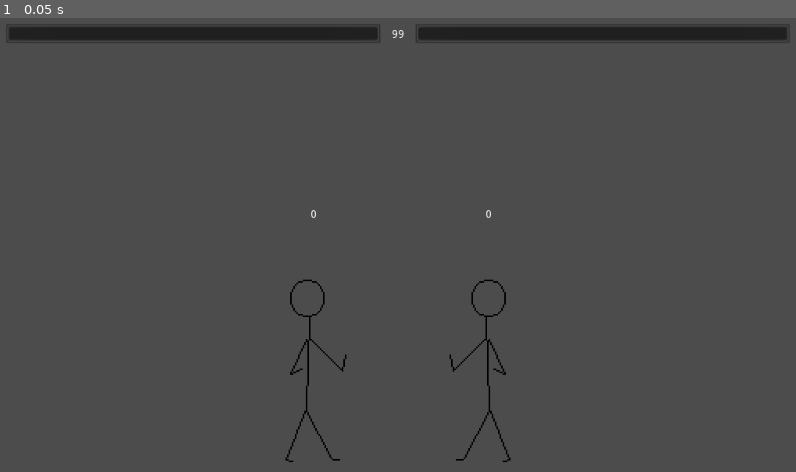
Above: before the commit, frame 1.
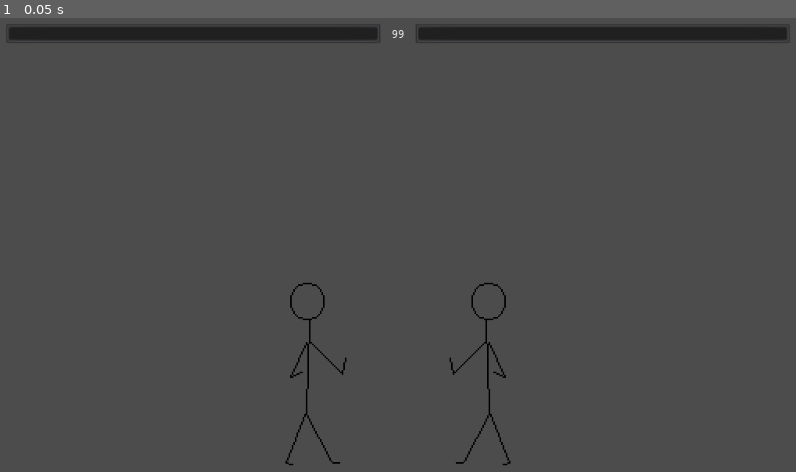
Above: after the commit, the same moment.

Repository: LukeSSJ/MiniFighter
Game: Godot game, scene res://Main.tscn
The game is run twice, just before and just after one commit, with the same random seed, the same clock (stepped at 60 frames per second) and the same inputs.
Inputs:
- Up to frame 1 (0.05 s): no input

The runs differ from the first frame. In frame 1, 0.5% of the frame differs, in the area x 35-65%, y 42-99%.

Commit message:
Better collisions and combo count

Diff:
--- /dev/null
+++ b/ComboCount.gd
@@ -0,0 +1,16 @@
+extends MarginContainer
+
+func _ready():
+	hide()
+
+func set_combo_count(count, damage):
+#	if count > 1:
+	if count > 0:
+		show()
+		$Numbers/Count.text = str(count)
+		$Numbers/Damage.text = str(damage)
+	elif count == 0:
+		$Timer.start()
+
+func _on_Timer_timeout():
+	hide()
--- /dev/null
+++ b/ComboCount.tscn
@@ -0,0 +1,30 @@
+[gd_scene load_steps=2 format=2]
+
+[ext_resource path="res://ComboCount.gd" type="Script" id=1]
+
+[node name="ComboCount" type="MarginContainer"]
+script = ExtResource( 1 )
+__meta__ = {
+"_edit_use_anchors_": false
+}
+
+[node name="Numbers" type="VBoxContainer" parent="."]
+margin_right = 24.0
+margin_bottom = 49.0
+
+[node name="Count" type="Label" parent="Numbers"]
+margin_right = 24.0
+margin_bottom = 14.0
+text = "5"
+align = 1
+
+[node name="Damage" type="Label" parent="Numbers"]
+margin_top = 18.0
+margin_right = 24.0
+margin_bottom = 32.0
+text = "100"
+
+[node name="Timer" type="Timer" parent="."]
+wait_time = 0.8
+one_shot = true
+[connection signal="timeout" from="Timer" to="." method="_on_Timer_timeout"]
--- a/Main.gd
+++ b/Main.gd
@@ -7,6 +7,7 @@
 
 onready var Player = preload("res://Player.tscn")
 onready var Controller = preload("res://Controller.tscn")
+onready var UI = $UI
 
 func _ready():
 	game_start()
@@ -21,14 +22,15 @@
 		p[i] = Player.instance()
 		p[i].controller = Controller.instance()
 		p[i].set_index(i)
-		p[i].position = Vector2(400, 600 - 32)
+		p[i].position = Vector2(400, 0)
 		if i == 1:
 			p[i].position.x = 1024 - 400
-		p[i].connect("take_damage", $UI/Top, "update_hp")
+		p[i].connect("take_damage", UI, "update_hp")
 		p[i].connect("knocked_out", self, "round_over")
-		add_child(p[i])
-		$UI/Top.update_hp(i, 100)
-		$UI/Top.set_wins(i, wins[i])
+		p[i].connect("set_combo_count", UI, "set_combo_count")
+		$Floor.add_child(p[i])
+		UI.update_hp(i, 100)
+		UI.set_wins(i, wins[i])
 	p[0].other_player = p[1]
 	p[1].other_player = p[0]
 	$TimerRoundStart.start()
--- a/Main.tscn
+++ b/Main.tscn
@@ -2,19 +2,14 @@
 
 [ext_resource path="res://Main.gd" type="Script" id=1]
 [ext_resource path="res://HealthBar.tscn" type="PackedScene" id=2]
-[ext_resource path="res://Top.gd" type="Script" id=3]
-
-[sub_resource type="RectangleShape2D" id=1]
-extents = Vector2( 512, 32 )
+[ext_resource path="res://ComboCount.tscn" type="PackedScene" id=4]
+[ext_resource path="res://UI.gd" type="Script" id=5]
 
 [node name="Main" type="Node2D"]
 script = ExtResource( 1 )
 
-[node name="Floor" type="StaticBody2D" parent="."]
-
-[node name="CollisionShape2D" type="CollisionShape2D" parent="Floor"]
-position = Vector2( 512, 600 )
-shape = SubResource( 1 )
+[node name="Floor" type="Node2D" parent="."]
+position = Vector2( 0, 580 )
 
 [node name="TimerRoundStart" type="Timer" parent="."]
 wait_time = 0.1
@@ -24,10 +19,10 @@
 one_shot = true
 
 [node name="UI" type="CanvasLayer" parent="."]
+script = ExtResource( 5 )
 
 [node name="Top" type="MarginContainer" parent="UI"]
 anchor_right = 1.0
-script = ExtResource( 3 )
 __meta__ = {
 "_edit_use_anchors_": false
 }
@@ -58,5 +53,24 @@
 margin_bottom = 49.0
 rect_pivot_offset = Vector2( 250, 0 )
 size_flags_horizontal = 3
+
+[node name="ComboCounts" type="Control" parent="UI"]
+margin_right = 40.0
+margin_bottom = 40.0
+__meta__ = {
+"_edit_use_anchors_": false
+}
+
+[node name="ComboCount" parent="UI/ComboCounts" instance=ExtResource( 4 )]
+margin_left = 164.0
+margin_top = 112.0
+margin_right = 180.0
+margin_bottom = 126.0
+
+[node name="ComboCount2" parent="UI/ComboCounts" instance=ExtResource( 4 )]
+margin_left = 923.0
+margin_top = 113.0
+margin_right = 939.0
+margin_bottom = 127.0
 [connection signal="timeout" from="TimerRoundStart" to="." method="fight"]
 [connection signal="timeout" from="TimerNextRound" to="." method="next_round"]
--- a/Player.gd
+++ b/Player.gd
@@ -2,6 +2,7 @@
 
 signal knocked_out
 signal take_damage
+signal set_combo_count
 
 enum State {
 	FREE,
@@ -49,10 +50,10 @@
 	"C": ["JC", "5C", "2C"],
 }
 var combo_count = 0
+var combo_damage = 0
 
 func _ready():
 	half_width = $Collision.shape.extents.x
-	position.y -= $Collision.shape.extents.y
 	move_and_slide(Vector2(1,0), Vector2.UP)
 	perform_action("Stand")
 
@@ -66,7 +67,6 @@
 		$Pivot.scale.x = -1
 
 func _process(_delta):
-	$ComboCount.text = str(combo_count)
 	controller.update()
 	controller.dir.x *= facing
 	if hitstop:
@@ -78,7 +78,6 @@
 		other_player.position = grab_point.global_position
 	if !on_ground and gravity_enabled:
 		vel.y += GRAVITY
-	var on_ground_before = on_ground
 	move_and_slide(vel, Vector2.UP)
 	for i in get_slide_count():
 		var col = get_slide_collision(i).collider
@@ -95,13 +94,16 @@
 					position.x = WALL_RIGHT_X
 	position.x = clamp(position.x, WALL_LEFT_X, WALL_RIGHT_X)
 
-	on_ground = is_on_floor() and position.y > 447
+	on_ground = position.y >= 0
 	if on_ground:
+		position.y = 0
 		if friction_enabled:
 			vel.x = lerp(vel.x, 0, 0.3)
-		if on_ground_before:
+		if vel.y > 0:
 			if state == State.HITSTUN and knockdown:
 				perform_action("Knockdown")
+				invul_on()
+				$TimerStun.stop()
 			elif air_action:
 				perform_action("Stand")
 
@@ -173,6 +175,10 @@
 		air_action = true
 	if new_action in ["Stand", "Crouch", "Air"]:
 		state = State.FREE
+		in_blockstun = false
+		combo_count = 0
+		combo_damage = 0
+		emit_signal("set_combo_count", self)
 	else:
 		state = State.ATTACK
 	var old = $Pivot.get_node(action)
@@ -228,6 +234,8 @@
 	if combo_count > 0:
 		damage *= 0.5
 	combo_count += 1
+	combo_damage += damage
+	emit_signal("set_combo_count", self)
 	hp -= damage
 	state = State.HITSTUN
 	$TimerStun.wait_time = hitbox.hitstun
@@ -257,8 +265,6 @@
 	$TimerStun.paused = false
 
 func stun_end():
-	in_blockstun = false
-	combo_count = 0
 	perform_action("Stand")
 
 func action_end(_anim_name):
--- a/Player.tscn
+++ b/Player.tscn
@@ -48,10 +48,10 @@
 extents = Vector2( 54, 18 )
 
 [sub_resource type="RectangleShape2D" id=7]
+extents = Vector2( 42, 77 )
+
+[sub_resource type="RectangleShape2D" id=8]
 extents = Vector2( 69, 19 )
-
-[sub_resource type="RectangleShape2D" id=8]
-extents = Vector2( 42, 77 )
 
 [sub_resource type="RectangleShape2D" id=9]
 extents = Vector2( 47, 23 )
@@ -103,6 +103,9 @@
 }
 
 [sub_resource type="Animation" id=17]
+resource_name = "2B"
+length = 0.65
+step = 0.05
 tracks/0/type = "value"
 tracks/0/path = NodePath("Pivot/2B/Sprite:frame")
 tracks/0/interp = 1
@@ -110,13 +113,40 @@
 tracks/0/imported = false
 tracks/0/enabled = true
 tracks/0/keys = {
+"times": PoolRealArray( 0, 0.1, 0.4 ),
+"transitions": PoolRealArray( 1, 1, 1 ),
+"update": 1,
+"values": [ 0, 1, 2 ]
+}
+tracks/1/type = "value"
+tracks/1/path = NodePath("Pivot/2B/Hitbox/CollisionShape2D:disabled")
+tracks/1/interp = 1
+tracks/1/loop_wrap = true
+tracks/1/imported = false
+tracks/1/enabled = true
+tracks/1/keys = {
+"times": PoolRealArray( 0, 0.1, 0.3 ),
+"transitions": PoolRealArray( 1, 1, 1 ),
+"update": 1,
+"values": [ true, false, true ]
+}
+
+[sub_resource type="Animation" id=18]
+resource_name = "2C"
+tracks/0/type = "value"
+tracks/0/path = NodePath("Pivot/2C/Sprite:frame")
+tracks/0/interp = 1
+tracks/0/loop_wrap = true
+tracks/0/imported = false
+tracks/0/enabled = true
+tracks/0/keys = {
 "times": PoolRealArray( 0, 0.2, 0.6 ),
 "transitions": PoolRealArray( 1, 1, 1 ),
 "update": 1,
 "values": [ 0, 1, 2 ]
 }
 tracks/1/type = "value"
-tracks/1/path = NodePath("Pivot/2B/Hitbox/CollisionShape2D:disabled")
+tracks/1/path = NodePath("Pivot/2C/Hitbox/CollisionShape2D:disabled")
 tracks/1/interp = 1
 tracks/1/loop_wrap = true
 tracks/1/imported = false
@@ -126,34 +156,6 @@
 "transitions": PoolRealArray( 1, 1 ),
 "update": 1,
 "values": [ false, true ]
-}
-
-[sub_resource type="Animation" id=18]
-length = 0.65
-step = 0.05
-tracks/0/type = "value"
-tracks/0/path = NodePath("Pivot/2C/Sprite:frame")
-tracks/0/interp = 1
-tracks/0/loop_wrap = true
-tracks/0/imported = false
-tracks/0/enabled = true
-tracks/0/keys = {
-"times": PoolRealArray( 0, 0.1, 0.4 ),
-"transitions": PoolRealArray( 1, 1, 1 ),
-"update": 1,
-"values": [ 0, 1, 2 ]
-}
-tracks/1/type = "value"
-tracks/1/path = NodePath("Pivot/2C/Hitbox/CollisionShape2D:disabled")
-tracks/1/interp = 1
-tracks/1/loop_wrap = true
-tracks/1/imported = false
-tracks/1/enabled = true
-tracks/1/keys = {
-"times": PoolRealArray( 0, 0.1, 0.3 ),
-"transitions": PoolRealArray( 1, 1, 1 ),
-"update": 1,
-"values": [ true, false, true ]
 }
 
 [sub_resource type="Animation" id=19]
@@ -187,7 +189,7 @@
 length = 0.6
 step = 0.05
 tracks/0/type = "value"
-tracks/0/path = NodePath("Pivot/5B/Sprite:frame")
+tracks/0/path = NodePath("Pivot/5C/Sprite:frame")
 tracks/0/interp = 1
 tracks/0/loop_wrap = true
 tracks/0/imported = false
@@ -199,7 +201,7 @@
 "values": [ 0, 1, 2 ]
 }
 tracks/1/type = "value"
-tracks/1/path = NodePath("Pivot/5B/Hitbox/CollisionShape2D:disabled")
+tracks/1/path = NodePath("Pivot/5C/Hitbox/CollisionShape2D:disabled")
 tracks/1/interp = 1
 tracks/1/loop_wrap = true
 tracks/1/imported = false
@@ -422,7 +424,7 @@
 } ]
 }
 
-[sub_resource type="Animation" id=37]
+[sub_resource type="Animation" id=33]
 resource_name = "Knockdown"
 tracks/0/type = "method"
 tracks/0/path = NodePath(".")
@@ -431,16 +433,12 @@
 tracks/0/imported = false
 tracks/0/enabled = true
 tracks/0/keys = {
-"times": PoolRealArray( 0.1 ),
-"transitions": PoolRealArray( 1 ),
-"values": [ {
-"args": [  ],
-"method": "invul_on"
-} ]
-}
-
-[sub_resource type="Animation" id=33]
-resource_name = "SpinKick"
+"times": PoolRealArray(  ),
+"transitions": PoolRealArray(  ),
+"values": [  ]
+}
+
+[sub_resource type="Animation" id=34]
 length = 0.6
 tracks/0/type = "value"
 tracks/0/path = NodePath("Pivot/SpinKick/Sprite:frame")
@@ -641,11 +639,11 @@
 GRAVITY = 80
 
 [node name="Collision" type="CollisionShape2D" parent="."]
-visible = false
-position = Vector2( 0, 20 )
+position = Vector2( 0, -100 )
 shape = SubResource( 1 )
 
 [node name="Pivot" type="Node2D" parent="."]
+position = Vector2( 0, -128 )
 
 [node name="Hurtbox" parent="Pivot" instance=ExtResource( 5 )]
 visible = false
@@ -790,34 +788,34 @@
 
 [node name="Sprite" type="Sprite" parent="Pivot/2B"]
 scale = Vector2( 2, 2 )
+texture = ExtResource( 18 )
+hframes = 3
+
+[node name="Hitbox" parent="Pivot/2B" instance=ExtResource( 4 )]
+chip_mod = 0.1
+
+[node name="CollisionShape2D" type="CollisionShape2D" parent="Pivot/2B/Hitbox"]
+position = Vector2( 42, -61 )
+shape = SubResource( 7 )
+disabled = true
+
+[node name="2C" type="Node2D" parent="Pivot"]
+visible = false
+
+[node name="Sprite" type="Sprite" parent="Pivot/2C"]
+scale = Vector2( 2, 2 )
 texture = ExtResource( 16 )
 offset = Vector2( 32, 0 )
 hframes = 3
 
-[node name="Hitbox" parent="Pivot/2B" instance=ExtResource( 4 )]
+[node name="Hitbox" parent="Pivot/2C" instance=ExtResource( 4 )]
 chip_mod = 0.1
 launch = Vector2( 200, -900 )
 hitstun = 0.6
 guard = 1
 
-[node name="CollisionShape2D" type="CollisionShape2D" parent="Pivot/2B/Hitbox"]
+[node name="CollisionShape2D" type="CollisionShape2D" parent="Pivot/2C/Hitbox"]
 position = Vector2( 70, 99 )
-shape = SubResource( 7 )
-disabled = true
-
-[node name="2C" type="Node2D" parent="Pivot"]
-visible = false
-
-[node name="Sprite" type="Sprite" parent="Pivot/2C"]
-scale = Vector2( 2, 2 )
-texture = ExtResource( 18 )
-hframes = 3
-
-[node name="Hitbox" parent="Pivot/2C" instance=ExtResource( 4 )]
-chip_mod = 0.1
-
-[node name="CollisionShape2D" type="CollisionShape2D" parent="Pivot/2C/Hitbox"]
-position = Vector2( 42, -61 )
 shape = SubResource( 8 )
 disabled = true
 
@@ -989,25 +987,17 @@
 anims/JB = SubResource( 30 )
 anims/JC = SubResource( 31 )
 anims/Jump = SubResource( 32 )
-anims/Knockdown = SubResource( 37 )
-anims/SpinKick = SubResource( 33 )
-anims/Stand = SubResource( 34 )
-anims/Throw = SubResource( 35 )
-anims/Uppercut = SubResource( 36 )
+anims/Knockdown = SubResource( 33 )
+anims/SpinKick = SubResource( 34 )
+anims/Stand = SubResource( 35 )
+anims/Throw = SubResource( 36 )
+anims/Uppercut = SubResource( 37 )
 
 [node name="TimerStun" type="Timer" parent="."]
 one_shot = true
 
 [node name="TimerHitstop" type="Timer" parent="."]
 one_shot = true
-
-[node name="ComboCount" type="Label" parent="."]
-margin_top = -200.0
-margin_right = 40.0
-margin_bottom = -186.0
-__meta__ = {
-"_edit_use_anchors_": false
-}
 [connection signal="animation_finished" from="Actions" to="." method="action_end"]
 [connection signal="timeout" from="TimerStun" to="." method="stun_end"]
 [connection signal="timeout" from="TimerHitstop" to="." method="hitstop_end"]
--- a/Top.gd
+++ /dev/null
@@ -1,13 +0,0 @@
-extends MarginContainer
-
-func update_hp(index, hp):
-	if index == 0:
-		$Bars/HealthBar.update_hp(hp)
-	else:
-		$Bars/HealthBar2.update_hp(hp)
-
-func set_wins(index, wins):
-	if index == 0:
-		$Bars/HealthBar.set_wins(wins)
-	else:
-		$Bars/HealthBar2.set_wins(wins)
--- /dev/null
+++ b/UI.gd
@@ -0,0 +1,18 @@
+extends CanvasLayer
+
+onready var combo_count
+
+func set_combo_count(player):
+	$ComboCounts.get_child(player.index).set_combo_count(player.combo_count, player.combo_damage)
+
+func update_hp(index, hp):
+	if index == 0:
+		$Top/Bars/HealthBar.update_hp(hp)
+	else:
+		$Top/Bars/HealthBar2.update_hp(hp)
+
+func set_wins(index, wins):
+	if index == 0:
+		$Top/Bars/HealthBar.set_wins(wins)
+	else:
+		$Top/Bars/HealthBar2.set_wins(wins)
Not shown: 2 places in Player.tscn that only renumber resources
